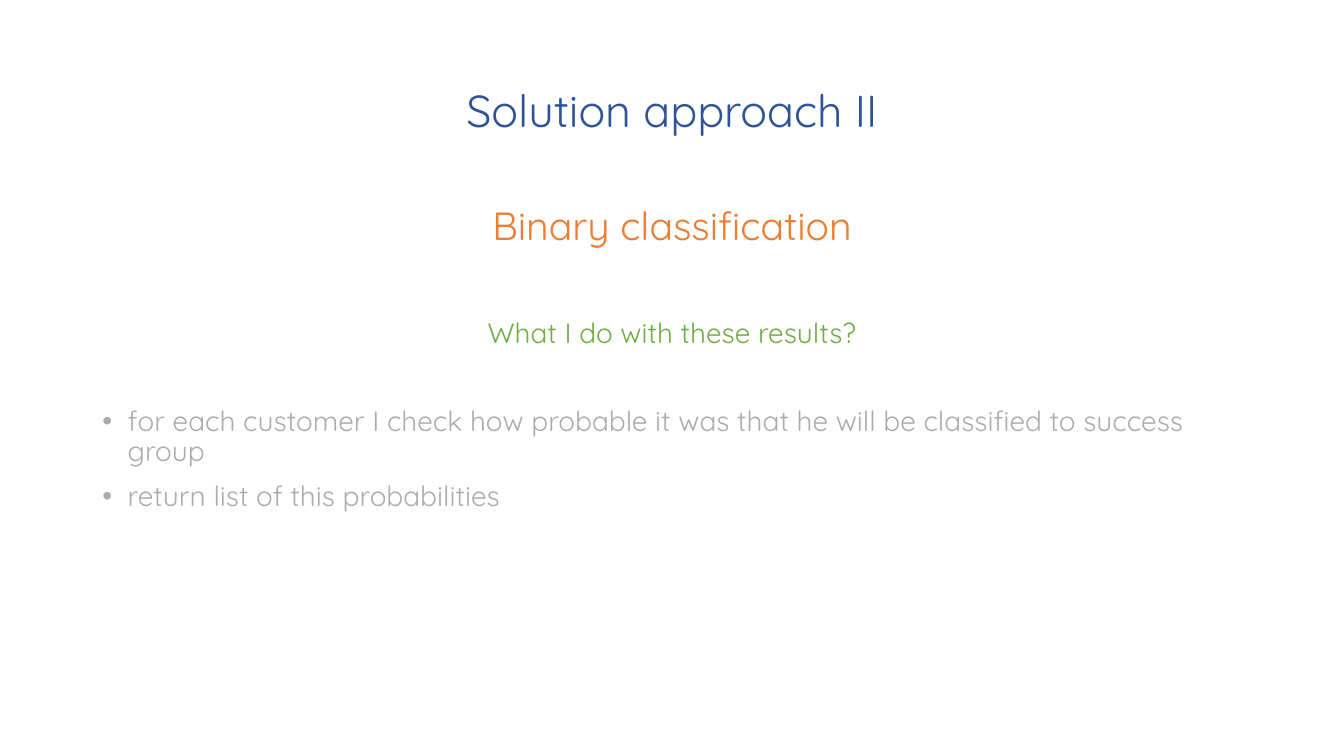
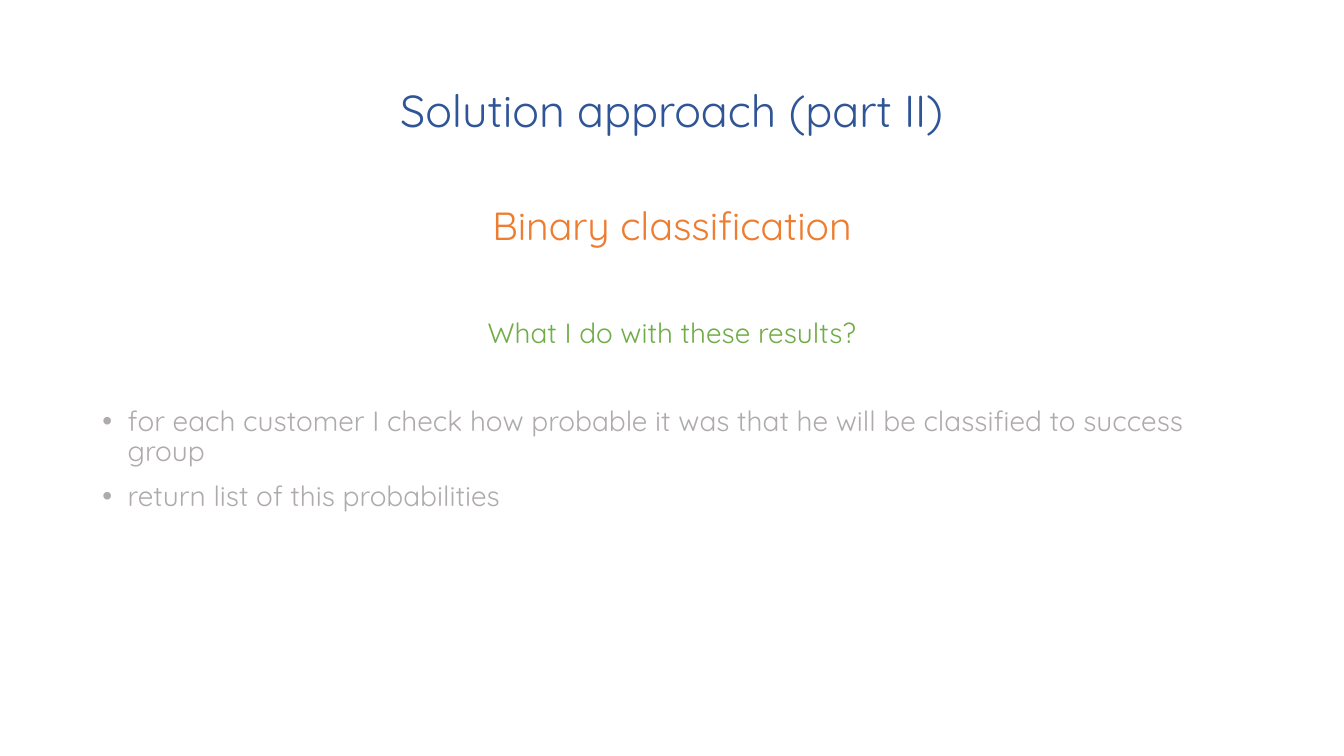
Before and after one commit to mjasieczko/new_offer_success_predictor, a slide deck: slide 19 of presentations/business/pnos_business_ppt.pptx. Drawn at 1344x756 pixels with LibreOffice and Linux fonts; fonts in the diff are those of the drawing. Boxes give left, top, right and bottom in pixels: in the first picture for what was removed or moved away, otherwise in the second. Text is boxed around its words. In the diff, an @@ line names an element or a change of style, - is before the commit and + after.

```diff
--- a/presentations/business/pnos_business_ppt.pptx
+++ b/presentations/business/pnos_business_ppt.pptx
@@ title at (x1=400, y1=94, x2=943, y2=136): text changed @@
-Solution approach II
+Solution approach (part II)
```
Also in this commit, not shown: 2 other slides changed, 1 slide added, 8 other files.
